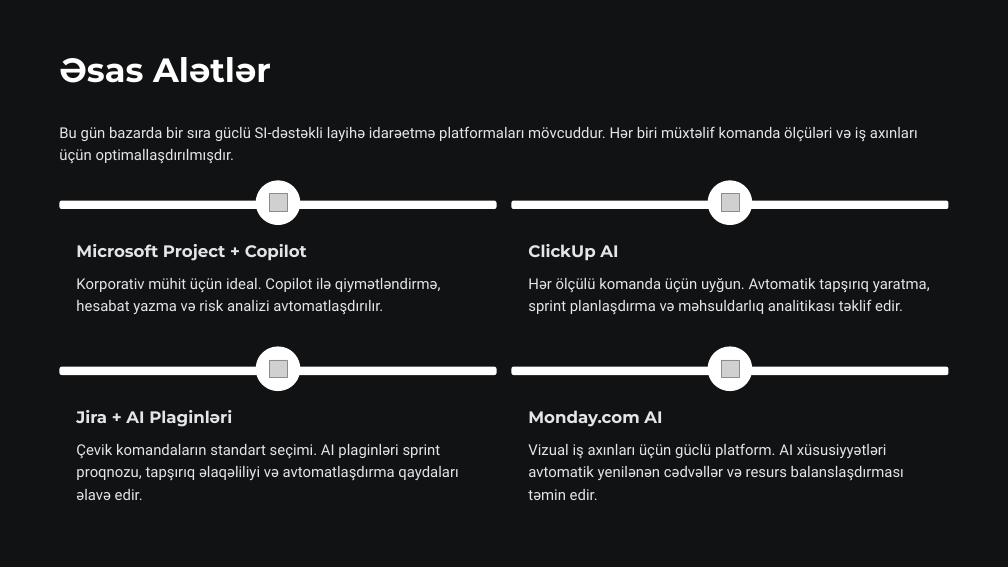
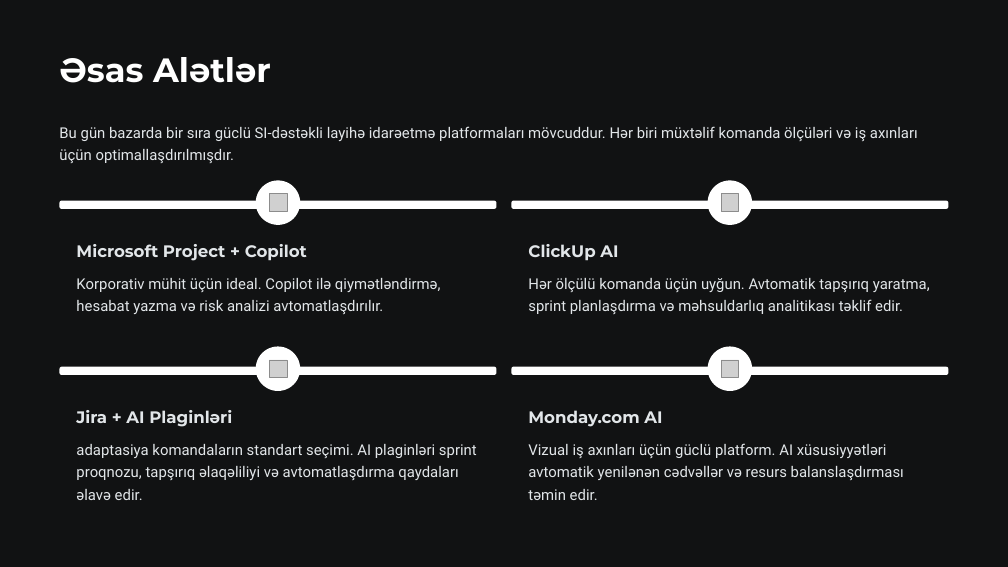
Before and after one commit to oiskenderov/ai-management-course, a slide deck: slide 8 of Seperated/Presentations/L11-Detail-Layihe-Idareetmesinde-Suni-Intellekt-ve-Cevik-Uygunlasma.pptx. Drawn at 1008x567 pixels with LibreOffice and Linux fonts; fonts in the diff are those of the drawing; grey boxes stand for pictures. Boxes give left, top, right and bottom in pixels: in the first picture for what was removed or moved away, otherwise in the second. Text is boxed around its words. In the diff, an @@ line names an element or a change of style, - is before the commit and + after.

```diff
--- a/Seperated/Presentations/L11-Detail-Layihe-Idareetmesinde-Suni-Intellekt-ve-Cevik-Uygunlasma.pptx
+++ b/Seperated/Presentations/L11-Detail-Layihe-Idareetmesinde-Suni-Intellekt-ve-Cevik-Uygunlasma.pptx
@@ text at box(76, 444, 477, 500): text changed @@
-Çevik komandaların standart seçimi. AI plaginləri sprint proqnozu, tapşırıq əlaqəliliyi və avtomatlaşdırma qaydaları əlavə edir.
+adaptasiya komandaların standart seçimi. AI plaginləri sprint proqnozu, tapşırıq əlaqəliliyi və avtomatlaşdırma qaydaları əlavə edir.
```
Also in this commit, not shown: 10 other slides changed, 2 other files.
